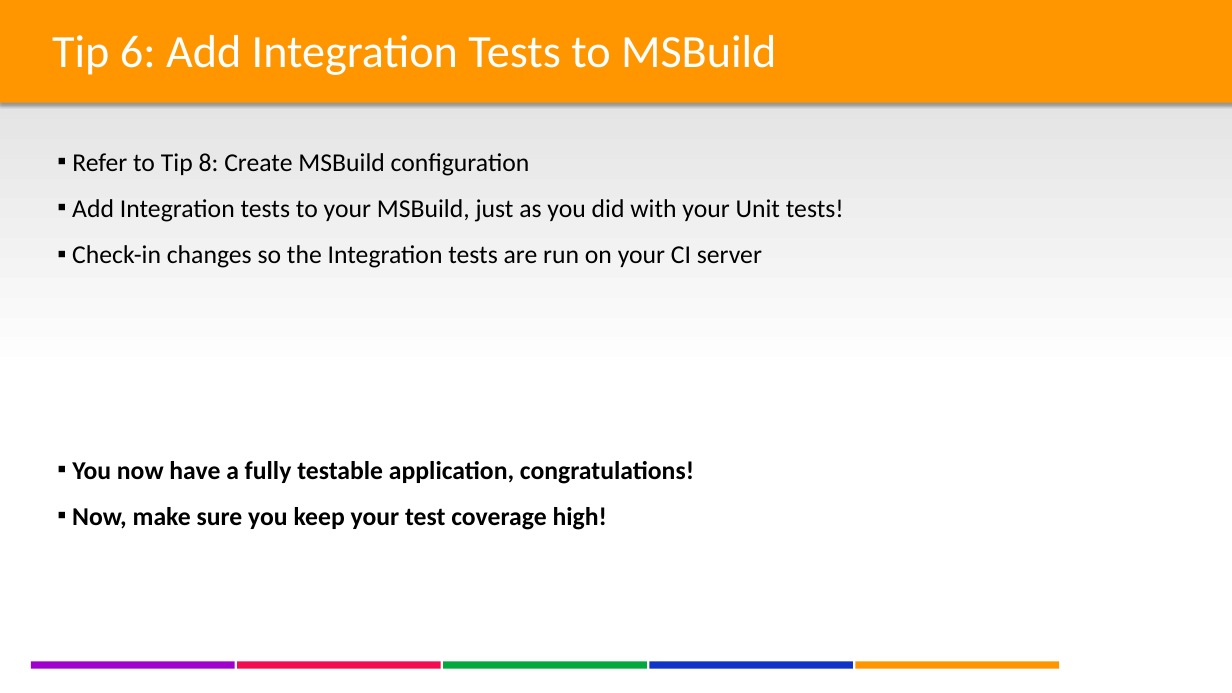
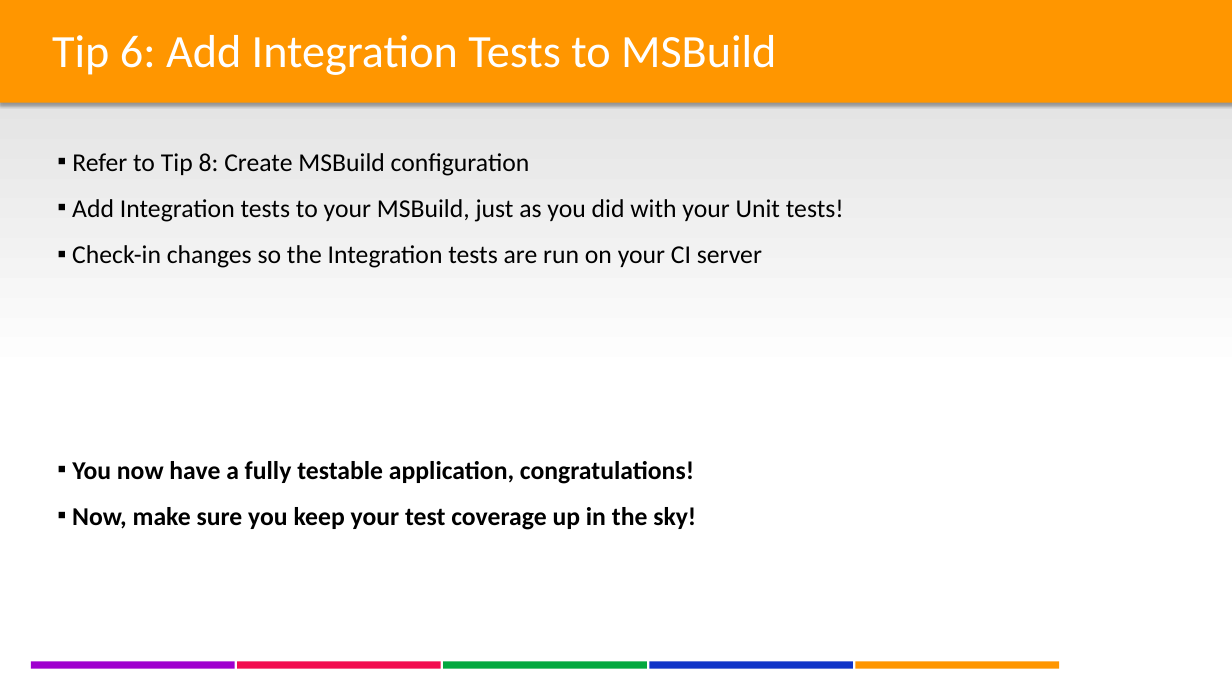
Before and after one commit to lgoldin/TestOrientedDevelopment, a slide deck: slide 17 of DesigningTestableApplications - Part II - DB Integration & Legacy Code.pptx. Drawn at 1232x693 pixels with LibreOffice and Linux fonts; fonts in the diff are those of the drawing; background and template pictures are left out. Boxes give left, top, right and bottom in pixels: in the first picture for what was removed or moved away, otherwise in the second. Text is boxed around its words. In the diff, an @@ line names an element or a change of style, - is before the commit and + after.

Commit message:
PPT Part II

```diff
--- a/DesigningTestableApplications - Part II - DB Integration & Legacy Code.pptx
+++ b/DesigningTestableApplications - Part II - DB Integration & Legacy Code.pptx
@@ text at (x1=72, y1=507, x2=696, y2=530): text changed @@
-▪ Now, make sure you keep your test coverage high!
+▪ Now, make sure you keep your test coverage up in the sky!
```
